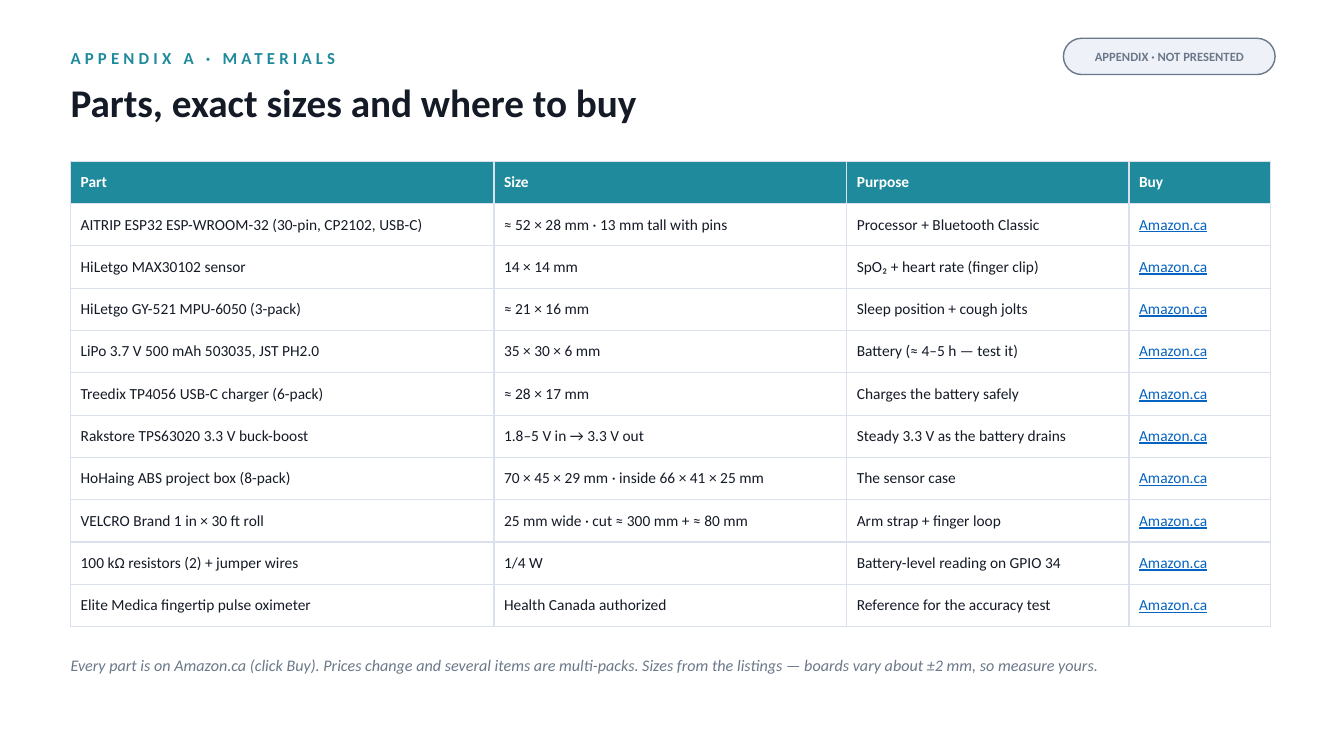
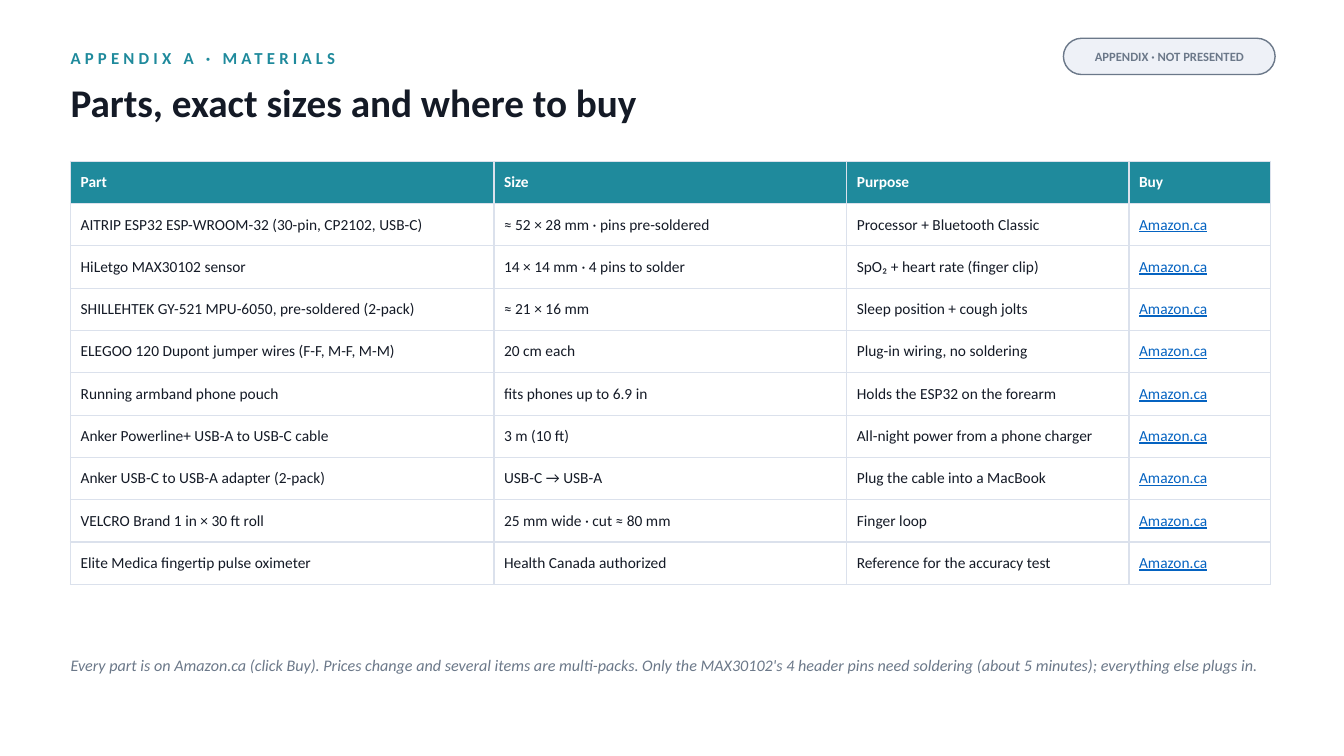
Before and after one commit to gabrielamamanestudent-wq/teetomivV2, a slide deck: slide 15 of science-fair/night-signal/Night_Signal_Presentation.pptx. Drawn at 1344x756 pixels with LibreOffice and Linux fonts; fonts in the diff are those of the drawing. Boxes give left, top, right and bottom in pixels: in the first picture for what was removed or moved away, otherwise in the second. Text is boxed around its words. In the diff, an @@ line names an element or a change of style, - is before the commit and + after.

```diff
--- a/science-fair/night-signal/Night_Signal_Presentation.pptx
+++ b/science-fair/night-signal/Night_Signal_Presentation.pptx
@@ table at (71,161,1270,575) @@
-row 2: AITRIP ESP32 ESP-WROOM-32 (30-pin, CP2102, USB-C) | ≈ 52 × 28 mm · 13 mm tall with pins | Processor + Bluetooth Classic | Amazon.ca
-row 3: HiLetgo MAX30102 sensor | 14 × 14 mm | SpO₂ + heart rate (finger clip) | Amazon.ca
-row 4: HiLetgo GY-521 MPU-6050 (3-pack) | ≈ 21 × 16 mm | Sleep position + cough jolts | Amazon.ca
-row 5: LiPo 3.7 V 500 mAh 503035, JST PH2.0 | 35 × 30 × 6 mm | Battery (≈ 4–5 h — test it) | Amazon.ca
-row 6: Treedix TP4056 USB-C charger (6-pack) | ≈ 28 × 17 mm | Charges the battery safely | Amazon.ca
-row 7: Rakstore TPS63020 3.3 V buck-boost | 1.8–5 V in → 3.3 V out | Steady 3.3 V as the battery drains | Amazon.ca
-row 8: HoHaing ABS project box (8-pack) | 70 × 45 × 29 mm · inside 66 × 41 × 25 mm | The sensor case | Amazon.ca
-row 9: VELCRO Brand 1 in × 30 ft roll | 25 mm wide · cut ≈ 300 mm + ≈ 80 mm | Arm strap + finger loop | Amazon.ca
-row 10: 100 kΩ resistors (2) + jumper wires | 1/4 W | Battery-level reading on GPIO 34 | Amazon.ca
+row 2: AITRIP ESP32 ESP-WROOM-32 (30-pin, CP2102, USB-C) | ≈ 52 × 28 mm · pins pre-soldered | Processor + Bluetooth Classic | Amazon.ca
+row 3: HiLetgo MAX30102 sensor | 14 × 14 mm · 4 pins to solder | SpO₂ + heart rate (finger clip) | Amazon.ca
+row 4: SHILLEHTEK GY-521 MPU-6050, pre-soldered (2-pack) | ≈ 21 × 16 mm | Sleep position + cough jolts | Amazon.ca
+row 5: ELEGOO 120 Dupont jumper wires (F-F, M-F, M-M) | 20 cm each | Plug-in wiring, no soldering | Amazon.ca
+row 6: Running armband phone pouch | fits phones up to 6.9 in | Holds the ESP32 on the forearm | Amazon.ca
+row 7: Anker Powerline+ USB-A to USB-C cable | 3 m (10 ft) | All-night power from a phone charger | Amazon.ca
+row 8: Anker USB-C to USB-A adapter (2-pack) | USB-C → USB-A | Plug the cable into a MacBook | Amazon.ca
+row 9: VELCRO Brand 1 in × 30 ft roll | 25 mm wide · cut ≈ 80 mm | Finger loop | Amazon.ca
@@ text at (71,659,1257,674): text changed @@
-Every part is on Amazon.ca (click Buy). Prices change and several items are multi-packs. Sizes from the listings — boards vary about ±2 mm, so measure yours.
+Every part is on Amazon.ca (click Buy). Prices change and several items are multi-packs. Only the MAX30102's 4 header pins need soldering (about 5 minutes); everything else plugs in.
```
Also in this commit, not shown: 6 other slides changed, 11 other files.
